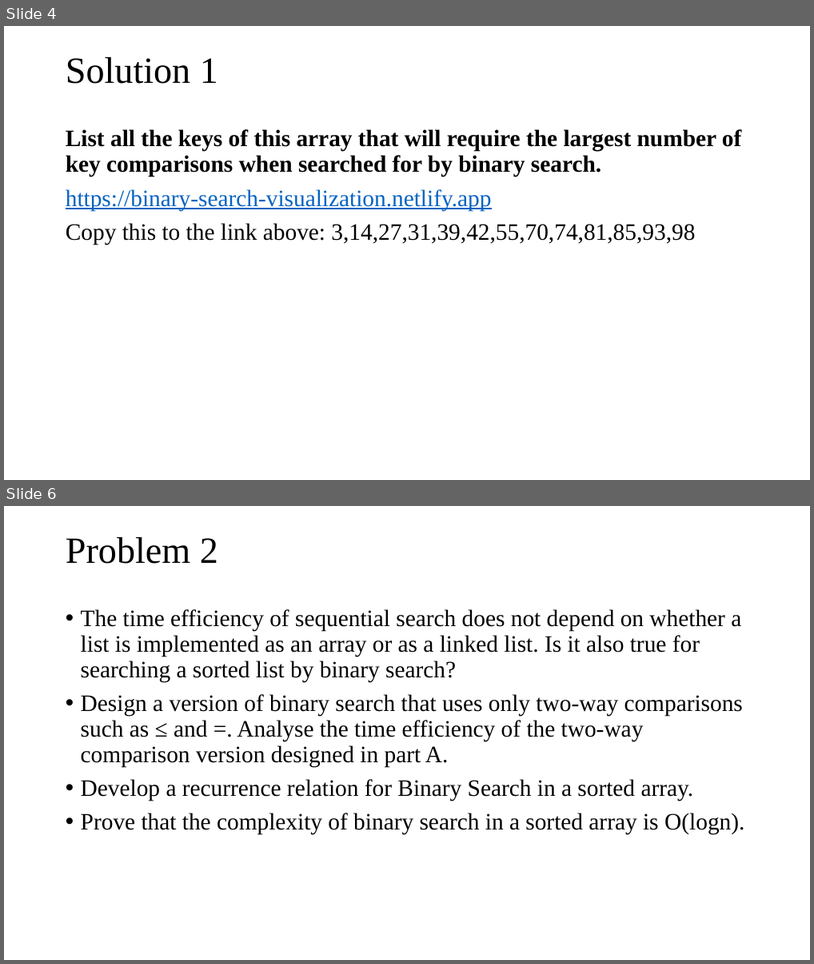
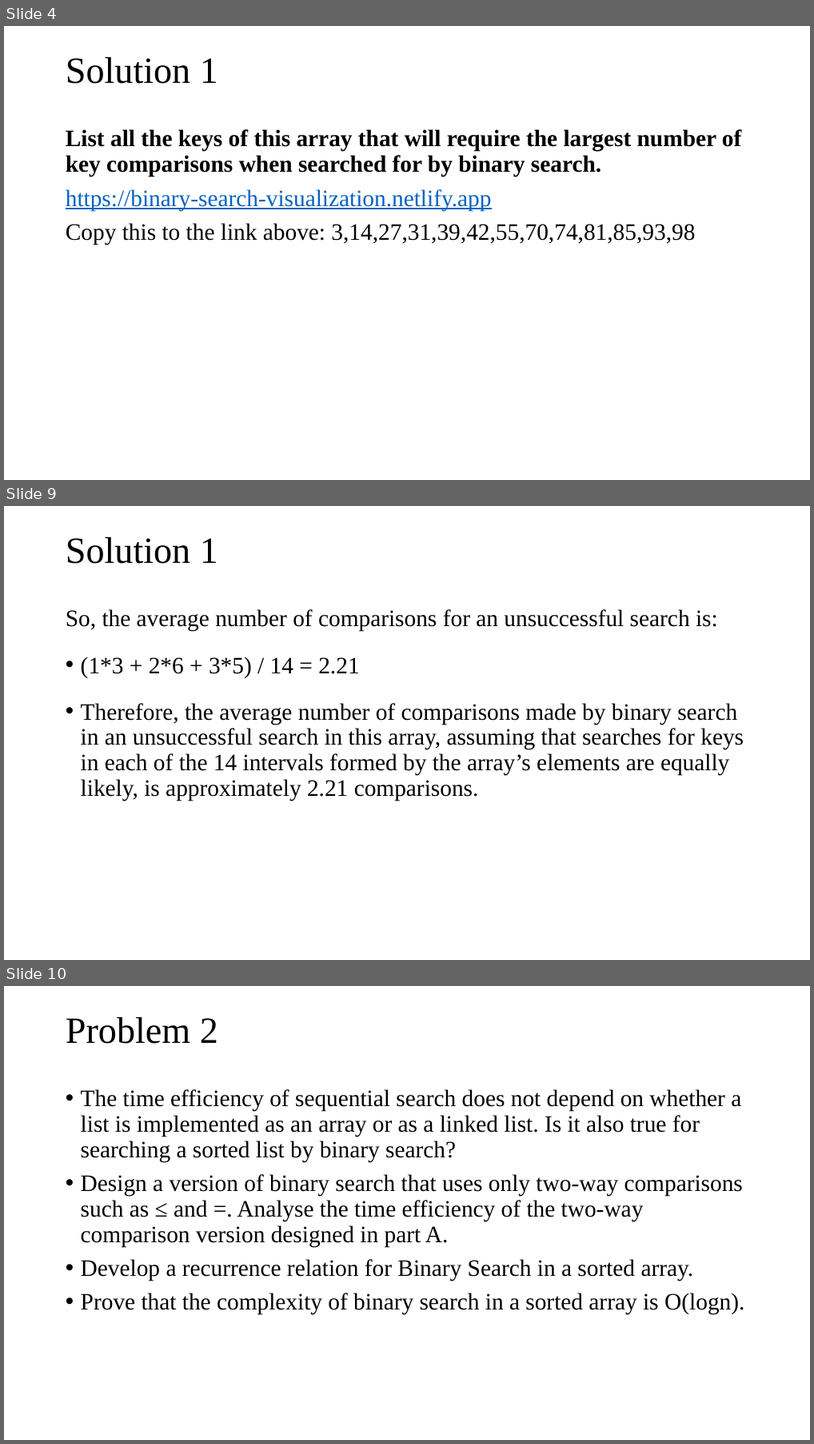
Before and after one commit to tamlhp/2801ict-public, a slide deck: week-7&8/problem-set/2801ict-week7&8.pptx. Shown one above the other, each under a label of ours: slides 4 and 6 before the commit, slides 4, 9 and 10 after it; the slides between them are not shown. The pictures are 814x964 and 814x1444 pixels, drawn with LibreOffice and Linux fonts; fonts in the diff are those of the drawing. Boxes give left, top, right and bottom in pixels: in the first picture for what was removed or moved away, otherwise in the second. Text is boxed around its words. In the diff, an @@ line names an element or a change of style, - is before the commit and + after.

```diff
--- a/week-7&8/problem-set/2801ict-week7&8.pptx
+++ b/week-7&8/problem-set/2801ict-week7&8.pptx
@@ slide 9 added at <box>4,506,810,960</box>, background #FFFFFF @@
@@ title added at <box>66,537,218,564</box>, 44 pt, text #000000 @@
+Solution 1
@@ text added at <box>66,609,744,800</box>, 28 pt, text #000000 @@
+So, the average number of comparisons for an unsuccessful search is:
+• (1*3 + 2*6 + 3*5) / 14 = 2.21
+• Therefore, the average number of comparisons made by binary search in an unsuccessful search in this array, assuming that searches for keys in each of the 14 intervals formed by the array’s elements are equally likely, is approximately 2.21 comparisons.
@@ what was slide 6 is now slide 10 @@
```
Also in this commit, not shown: 3 slides changed, 4 other slides added, 1 slide removed.
